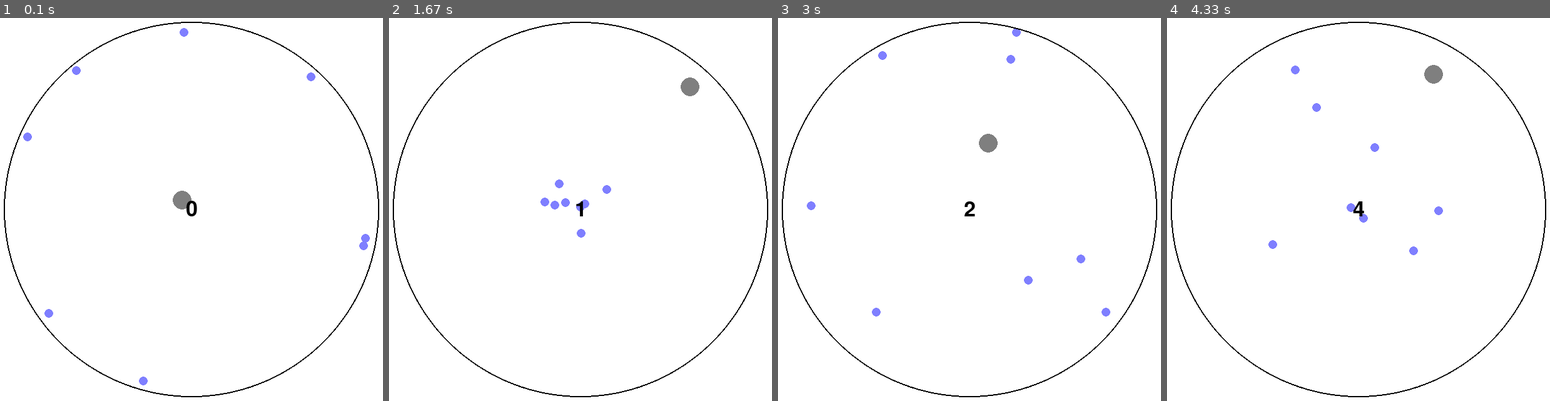
Above: before the commit, frames 1-4 (left to right).
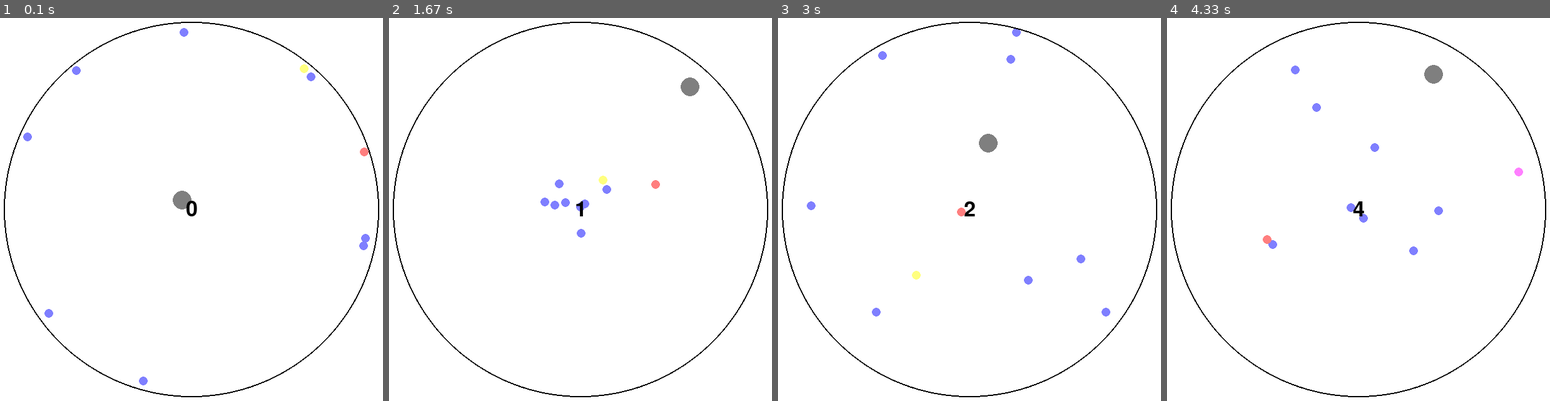
Above: after the commit, the same moments.

Repository: jeongha-daisy/raspberry-pi-pygame
Game: pygame game, started from game_v2.py
Same seed, same stepped clock (60 frames per second), same inputs: the game is played once before the commit and once after it.
Inputs:
- Up to frame 1 (0.1 s): no input
- Up to frame 2 (1.67 s): hold D 0.33-0.8 s; hold 5 0.83-1.13 s; hold W 0.83-1.13 s; hold W 1.17-1.47 s; hold D from 1.5 s (still down)
- Up to frame 3 (3 s): release D at 1.97 s; hold A 2-2.53 s; hold S 2.57-2.87 s; hold A from 2.9 s (still down)
- Up to frame 4 (4.33 s): release A at 3.3 s; hold W 3.33-3.7 s; hold D from 3.73 s (still down)

The runs differ from the first frame. In frame 1, less than 0.1% of the frame differs, in the area x 78-97%, y 12-37%; in frame 2, less than 0.1%; in frame 3, less than 0.1%; in frame 4, less than 0.1%.

Commit message:
feat: 아이템 구현

Diff:
--- a/game_v2.py
+++ b/game_v2.py
@@ -2,6 +2,7 @@
 from settings import *
 from player import Player
 from arrows import ArrowManager
+from items import ItemManager
 
 pygame.init()
 screen = pygame.display.set_mode((SCREEN_WIDTH, SCREEN_HEIGHT))
@@ -10,6 +11,7 @@
 
 player = Player("assets/dave_front.png")
 arrows = ArrowManager("assets/pearl.png")
+items = ItemManager()
 
 running = True
 game_state = 1
@@ -21,6 +23,8 @@
     for event in pygame.event.get():
         if event.type == pygame.QUIT:
             running = False
+        elif event.type == pygame.KEYDOWN:
+            items.use_item(event.key)
 
     keys = pygame.key.get_pressed()
 
@@ -40,6 +44,13 @@
         arrows.update(clock.get_time() / 1000)
         arrows.draw(screen)
 
+        # 아이템 그리기
+        items.update(clock.get_time() / 1000)
+        items.draw(screen)
+
+        # 가지고 있는 아이템 그리기
+        items.draw_collection(screen)
+
         # 플레이어 그리기
         player.move(keys, clock.get_time() / 1000)
         player.draw(screen)
@@ -50,6 +61,8 @@
         if arrows.check_collision(player.get_collider()):
             print("닿음")
             # game_state = 2
+        if items.check_collision(player.get_collider()):
+            print("아이템 먹음")
 
         # 점수 그리기
         startText = textFont.render(str(score), True, (0, 0, 0))
--- /dev/null
+++ b/items.py
@@ -0,0 +1,116 @@
+import pygame
+import random
+import math
+from settings import *
+
+class ItemManager:
+    # 이니셜라이즈
+    def __init__(self):
+        self.items = []
+        self.collected_items = []
+        self.size = ARROW_SIZE
+        # self.image = pygame.image.load(image_path).convert_alpha()
+        # self.image = pygame.transform.scale(self.image, (self.size, self.size))
+
+    def update(self, dt):
+        # 원 안에 있는 화살만 다시 만든다.
+        self.items = [a for a in self.items if not self._is_out(a) and not a[4]]
+
+        while len(self.items) < LIMITED_ITEMS:
+            # RADIUS를 반지름으로 갖는 원 테투리 위의 랜덤한 좌표 생성
+            # 랜덤한 각도 생성
+            angle = random.uniform(0, 2 * math.pi)
+            # 그 각도에서의 x, y 좌표 구하기
+            x = CENTER[0] + RADIUS * math.cos(angle)
+            y = CENTER[1] + RADIUS * math.sin(angle)
+            pos = pygame.Vector2(x, y)
+
+            # 센터를 중심으로 벡터 구한다.
+            direction = (pygame.Vector2(CENTER) - pos).normalize()      # 방향만 기억하면 되므로 normalize한다.
+
+            # 최대 속도와 최저 속도 내에서 랜덤한 속도
+            speed = random.randint(ARROW_MIN_SPEED, ARROW_MAX_SPEED)
+
+            index = random.randrange(1, 7)
+
+            self.items.append([pos, direction, speed, index, False])
+
+        # 상하좌우가 아닌 생성된 방향으로 이동한다.
+        for item in self.items:
+            item[0] += item[1] * item[2] * dt  # pos += direction * speed * dt
+
+    # 화면에 그리는 메서드
+    def draw(self, screen):
+        for item in self.items:
+            # screen.blit(self.image, arrow[0])
+            if item[3] == 1:
+                pygame.draw.circle(screen, (255, 127, 127), item[0], self.size / 2)
+            elif item[3] == 2:
+                pygame.draw.circle(screen, (127, 255, 127), item[0], self.size / 2)
+            elif item[3] == 3:
+                pygame.draw.circle(screen, (255, 255, 127), item[0], self.size / 2)
+            elif item[3] == 4:
+                pygame.draw.circle(screen, (255, 127, 255), item[0], self.size / 2)
+            elif item[3] == 5:
+                pygame.draw.circle(screen, (127, 255, 255), item[0], self.size / 2)
+            elif item[3] == 6:
+                pygame.draw.circle(screen, (127, 127, 127), item[0], self.size / 2)
+
+    # 부딪혔는지 확인하는 메서드
+    def check_collision(self, collider):
+        left, right, top, bottom = collider
+        for item in self.items:
+            if left < item[0].x < right and top < item[0].y < bottom and len(self.collected_items) < 3:
+                item[4] = True
+                self.collected_items.append(item)
+                print("아이템 먹음", len(self.collected_items))
+                return True
+        return False
+
+    # 화면 밖으로 나갔는지 확인하는 메서드
+    def _is_out(self, item):
+        # 중심으로부터 거리가 반지름 이상인지
+        return item[0].distance_to(CENTER) > RADIUS
+
+    def use_item(self, key):
+        key_to_index = {
+            pygame.K_1: 1,
+            pygame.K_2: 2,
+            pygame.K_3: 3,
+            pygame.K_4: 4,
+            pygame.K_5: 5,
+            pygame.K_6: 6,
+        }
+
+        if key in key_to_index:
+            item_num = key_to_index[key]
+            for item in self.collected_items:
+                if item[3] == item_num:
+                    print(f"아이템 {item_num} 사용")
+                    self.collected_items.remove(item)
+                    return  # 하나만 사용하고 종료
+
+    def draw_collection(self, screen):
+        x = 20
+        y = SCREEN_HEIGHT - 20
+
+        gap = self.size + 10  # 아이템 간 간격
+
+        for i, item in enumerate(self.collected_items):
+            pos = pygame.Vector2(x + i * gap, y)
+
+            color = (255, 255, 255)
+            if item[3] == 1:
+                color = (255, 127, 127)
+            elif item[3] == 2:
+                color = (127, 255, 127)
+            elif item[3] == 3:
+                color = (255, 255, 127)
+            elif item[3] == 4:
+                color = (255, 127, 255)
+            elif item[3] == 5:
+                color = (127, 255, 255)
+            elif item[3] == 6:
+                color = (127, 127, 127)
+
+            pygame.draw.circle(screen, color, pos, self.size / 2)
--- a/settings.py
+++ b/settings.py
@@ -8,6 +8,7 @@
 ARROW_MAX_SPEED = 300
 ARROW_MIN_SPEED = 100
 LIMITED_ARROWS = 8
+LIMITED_ITEMS = 2
 
 CENTER = (SCREEN_WIDTH / 2, SCREEN_HEIGHT / 2)
 RADIUS = SCREEN_WIDTH / 2 - 20
